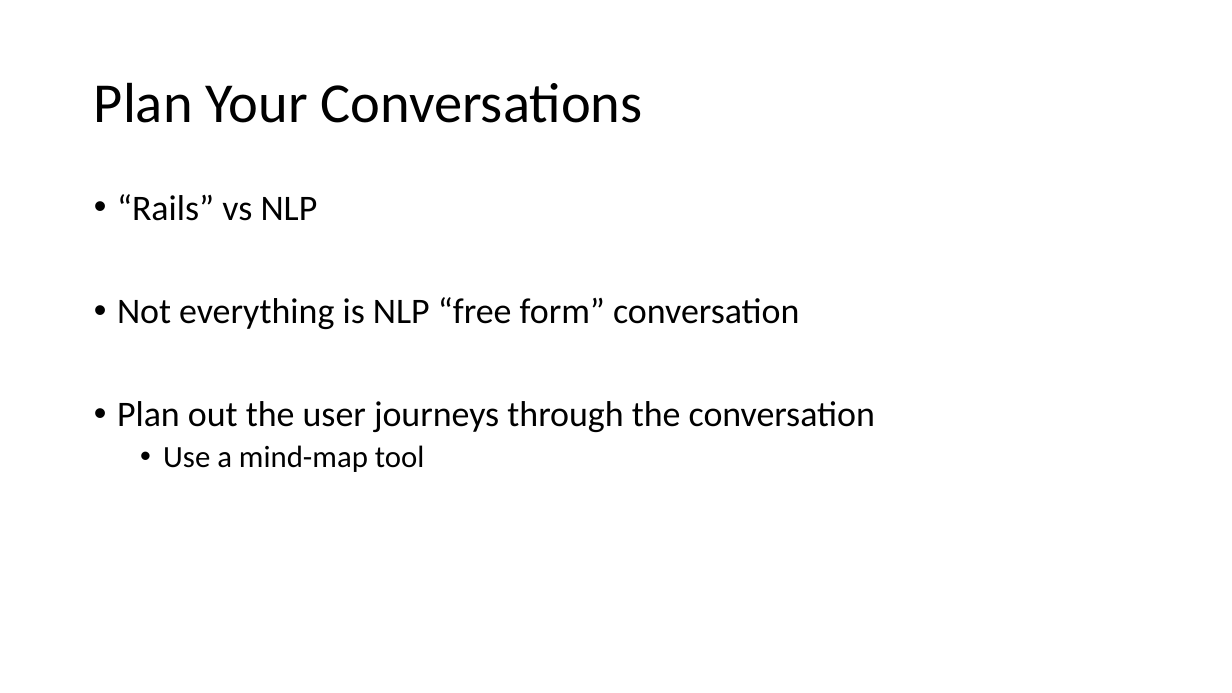
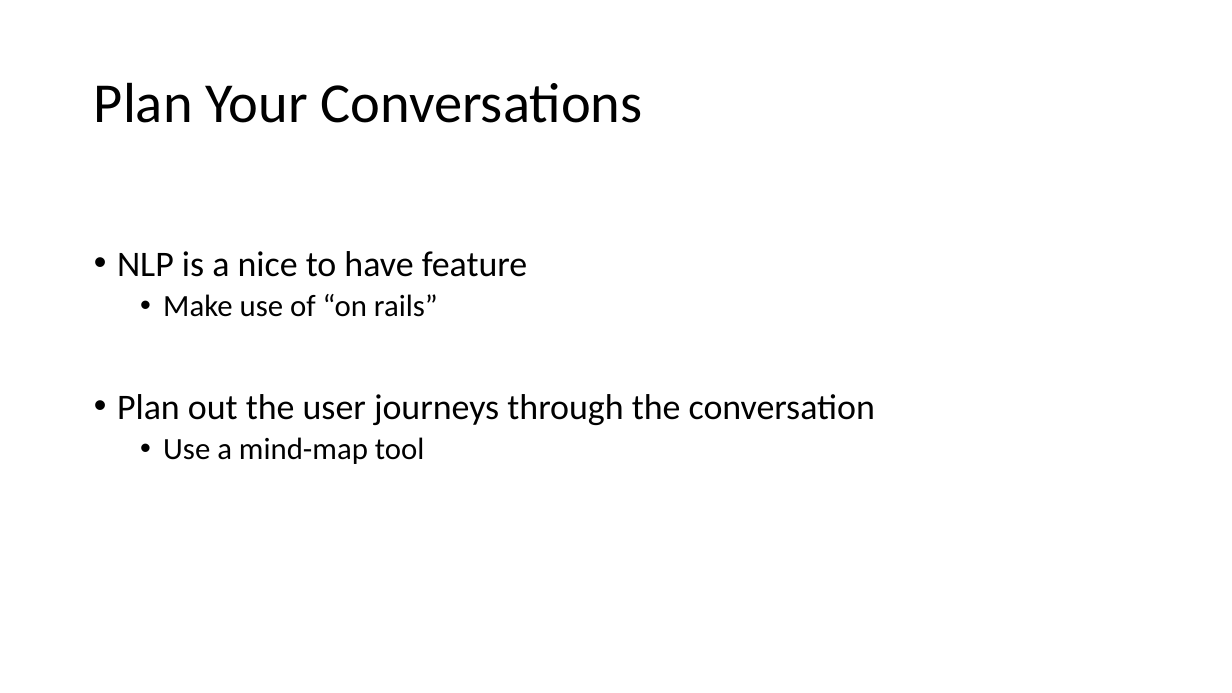
Before and after one commit to aidanmorgan/chatbot-workshop, a slide deck: slide 28 of Chatbots!.pptx. Drawn at 1232x693 pixels with LibreOffice and Linux fonts; fonts in the diff are those of the drawing; background and template pictures are left out. Boxes give left, top, right and bottom in pixels: in the first picture for what was removed or moved away, otherwise in the second. Text is boxed around its words. In the diff, an @@ line names an element or a change of style, - is before the commit and + after.

```diff
--- a/Chatbots!.pptx
+++ b/Chatbots!.pptx
@@ text at [117,251,528,317]: text changed @@
-• “Rails” vs NLP
-• Not everything is NLP “free form” conversation
+• NLP is a nice to have feature
+  • Make use of “on rails”
```
Also in this commit, not shown: 1 slide removed, 3 other files.
